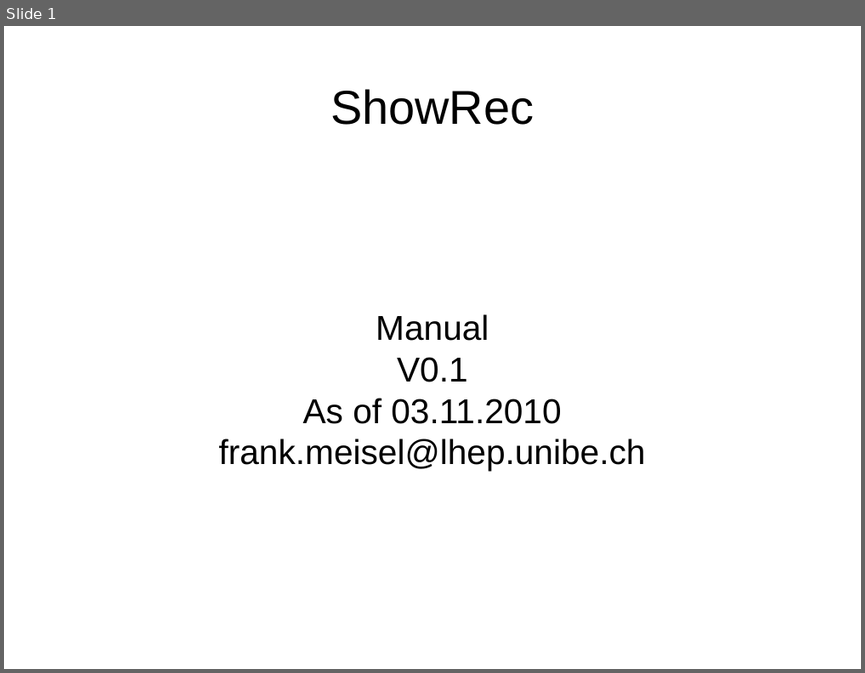
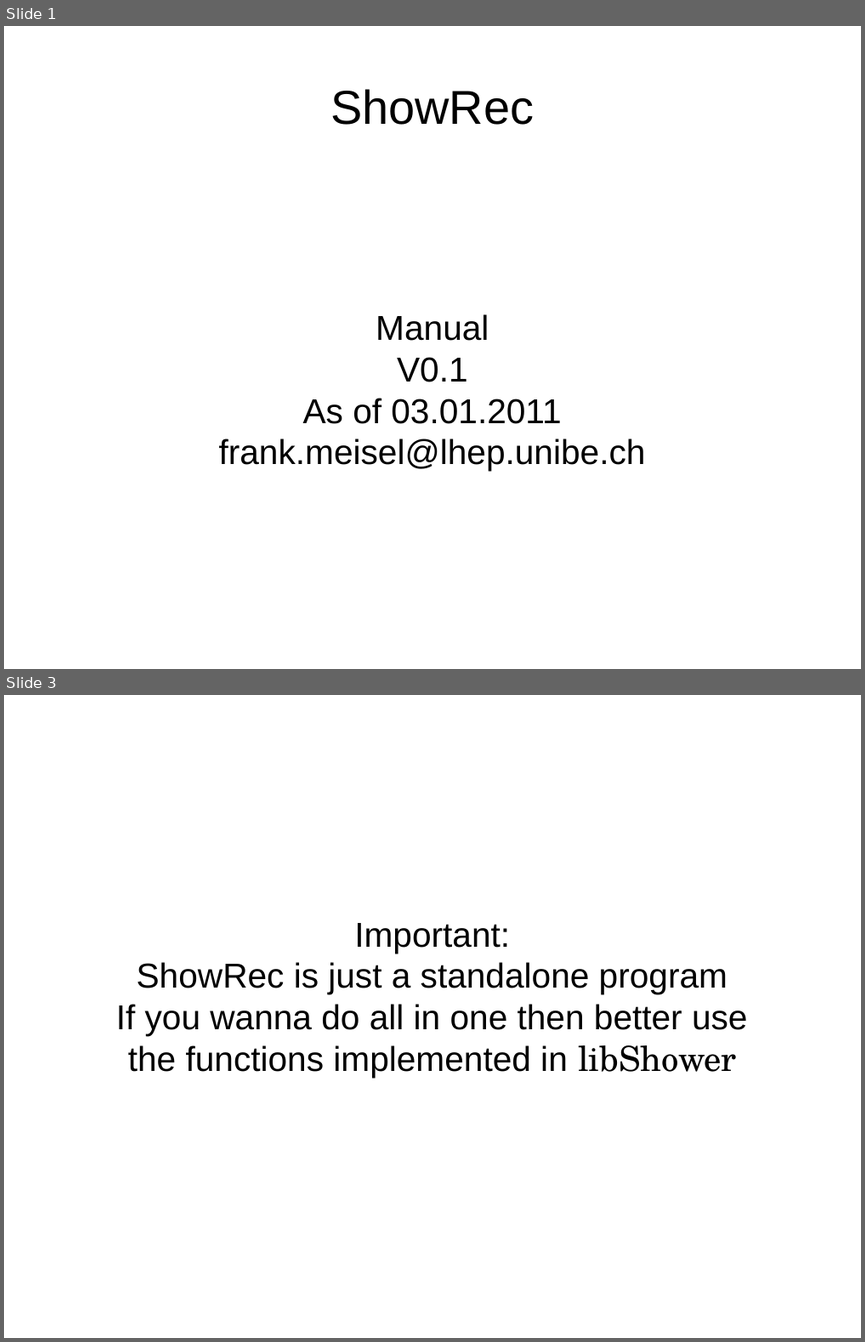
Before and after one commit to antonioiuliano2/fedra, a slide deck: src/appl/showrec/ShowRecMANUAL.odp. Shown one above the other, each under a label of ours: slide 1 before the commit, slides 1 and 3 after it; the slides between them are not shown. The pictures are 865x673 and 865x1342 pixels, drawn with LibreOffice and Linux fonts; fonts in the diff are those of the drawing. Boxes give left, top, right and bottom in pixels: in the first picture for what was removed or moved away, otherwise in the second. Text is boxed around its words. In the diff, an @@ line names an element or a change of style, - is before the commit and + after.

```diff
--- a/src/appl/showrec/ShowRecMANUAL.odp
+++ b/src/appl/showrec/ShowRecMANUAL.odp
@@ slide 3 added at (4, 695, 861, 1338), background #FFFFFF @@
@@ subtitle added at (116, 923, 748, 1077), 32 pt, text #000000 @@
+Important:
+ShowRec is just a standalone program
+If you wanna do all in one then better use
+the functions implemented in libShower
@@ slide 1 changed as well @@
@@ subtitle at (303, 397, 561, 424): text changed @@
-As of 03.11.2010
+As of 03.01.2011
```
Also in this commit, not shown: 1 other slide added, 5 other files.
